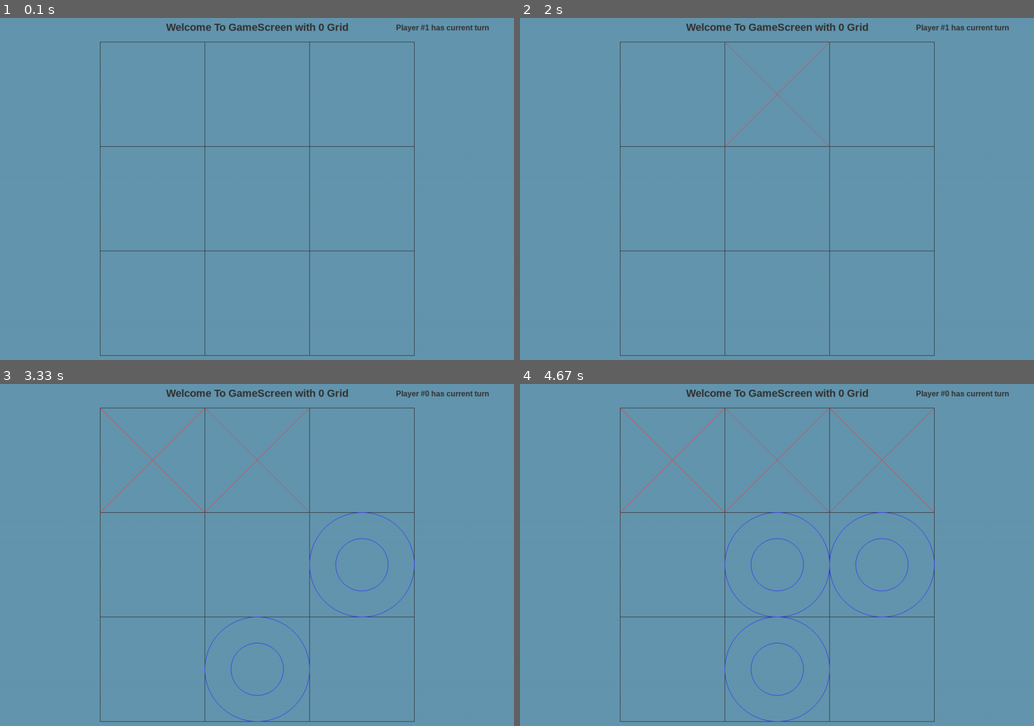
Above: before the commit, frames 1-4 (two rows, left to right).
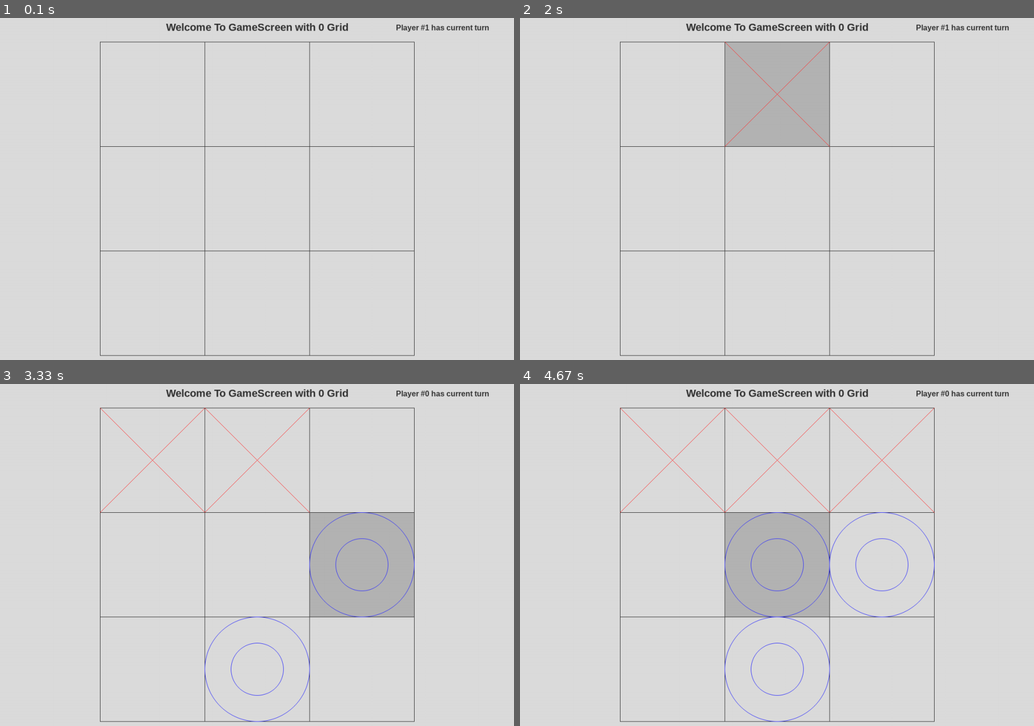
Above: after the commit, the same moments.

Repository: CoDen256/TicTacToe
Game: pygame game, started from app/TicTacToe.py
The game is run twice, just before and just after one commit, with the same random seed, the same clock (stepped at 60 frames per second) and the same inputs.
Inputs (mouse positions are in pixels of both pictures, inside the frame that each line leads up to):
- Up to frame 1 (0.1 s): no input
- Up to frame 2 (2 s): click (777, 189) at 0.38 s; tap Space at 0.67 s; tap 0 at 1 s; click (967, 308) at 1.38 s; click (787, 72) at 1.72 s
- Up to frame 3 (3.33 s): click (231, 643) at 2.05 s; click (241, 496) at 2.38 s; click (185, 483) at 2.72 s; click (390, 524) at 3.05 s
- Up to frame 4 (4.67 s): click (936, 548) at 3.38 s; click (884, 493) at 3.72 s; click (627, 490) at 4.05 s; click (797, 541) at 4.38 s

The runs differ from the first frame. In frame 1, 99% of the frame differs, in the area x 0-100%, y 0-100%; in frame 2, 99%; in frame 3, 99%; in frame 4, 99%.

Commit message:
cell highlighiting added

Diff:
--- a/app/grids/StaticGrid.py
+++ b/app/grids/StaticGrid.py
@@ -29,8 +29,7 @@
 
             return False
 
-        else:
-            return (self.grid_to_arr(self.surf_to_grid(position)))
+        return (self.grid_to_arr(self.surf_to_grid(position)))
 
     def updateInput(self):
         """ No update is needed: grid is not resizable """
@@ -103,3 +102,17 @@
     def grid_to_arr(self, pos):
         # Converts Grid coordinates to Array coordinates
         return (pos[0] // self.cell_size, pos[1] // self.cell_size)
+
+    def highlight(self, pos):
+        """ Highlights certain position(relative to surface) """
+        x,y = pos
+
+        if not (self.x < x < self.x + self.width) or \
+           not (self.y < y < self.y + self.height):
+            return
+        x,y = self.surf_to_grid((x,y))
+        x = (x // self.cell_size) * self.cell_size
+        y = (y // self.cell_size) * self.cell_size
+        x,y = self.grid_to_surf((x,y))
+
+        pygame.draw.rect(self.surface, (180, 180, 180), [x, y, self.cell_size, self.cell_size])
--- a/app/hud/Mouse.py
+++ b/app/hud/Mouse.py
@@ -3,8 +3,5 @@
 
 class Mouse():
 
-    def update():
-        pass
-
     def is_pressed():
         return pygame.mouse.get_pressed()[0]
--- a/app/screens/GameScreen.py
+++ b/app/screens/GameScreen.py
@@ -54,12 +54,11 @@
             self.grid.updateScore()
             self.currentPLayerNum = 1 - self.currentPLayerNum
 
-        Mouse.update()
-
     def render(self):
         self.game.window.blit(self.surface, (0, 0))
-        self.surface.fill((100, 150, 175))
+        self.surface.fill((220, 220, 220))
 
+        self.grid.highlight(pygame.mouse.get_pos())
         self.grid.render()
 
         self.renderMessages()
